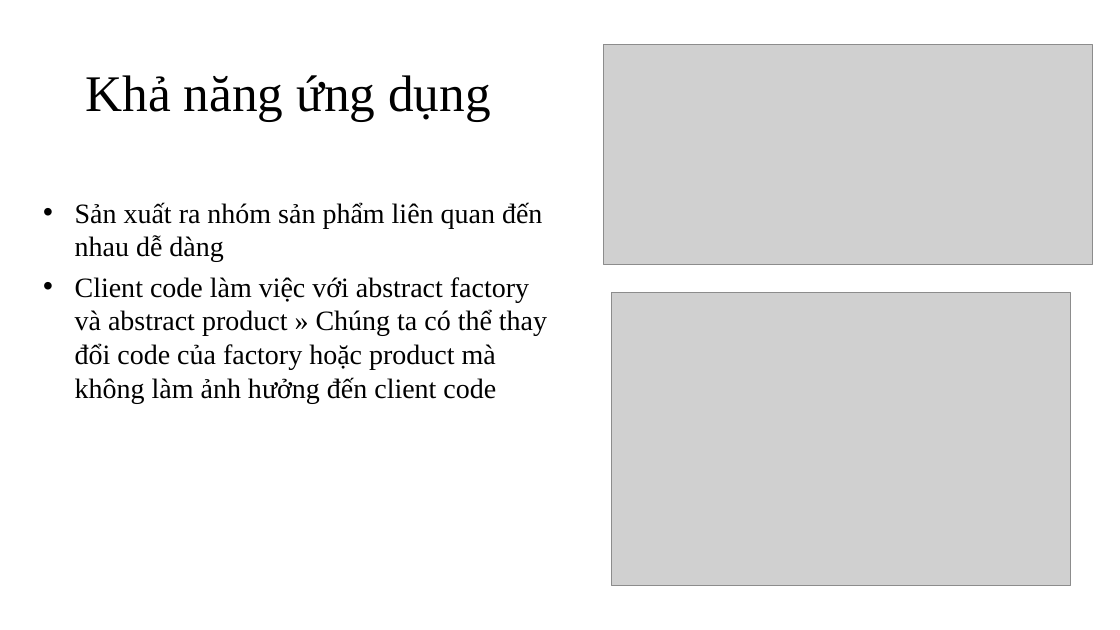
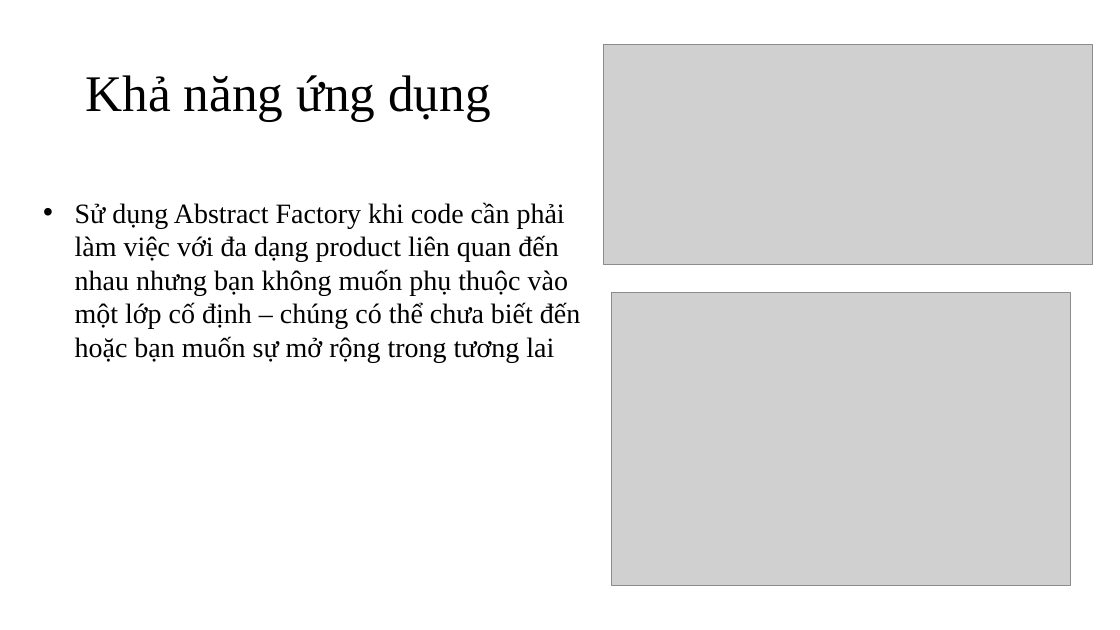
Before and after one commit to QuickyBooster/AbstractFactory-demo, a slide deck: slide 5 of Abstract Factory.pptx. Drawn at 1120x630 pixels with LibreOffice and Linux fonts; fonts in the diff are those of the drawing; grey boxes stand for pictures. Boxes give left, top, right and bottom in pixels: in the first picture for what was removed or moved away, otherwise in the second. Text is boxed around its words. In the diff, an @@ line names an element or a change of style, - is before the commit and + after.

```diff
--- a/Abstract Factory.pptx
+++ b/Abstract Factory.pptx
@@ text at (x1=75, y1=202, x2=580, y2=363): text changed @@
-• Sản xuất ra nhóm sản phẩm liên quan đến nhau dễ dàng
-• Client code làm việc với abstract factory và abstract product » Chúng ta có thể thay đổi code của factory hoặc product mà không làm ảnh hưởng đến client code
+• Sử dụng Abstract Factory khi code cần phải làm việc với đa dạng product liên quan đến nhau nhưng bạn không muốn phụ thuộc vào một lớp cố định – chúng có thể chưa biết đến hoặc bạn muốn sự mở rộng trong tương lai
```
Also in this commit, not shown: 1 other slide changed.
